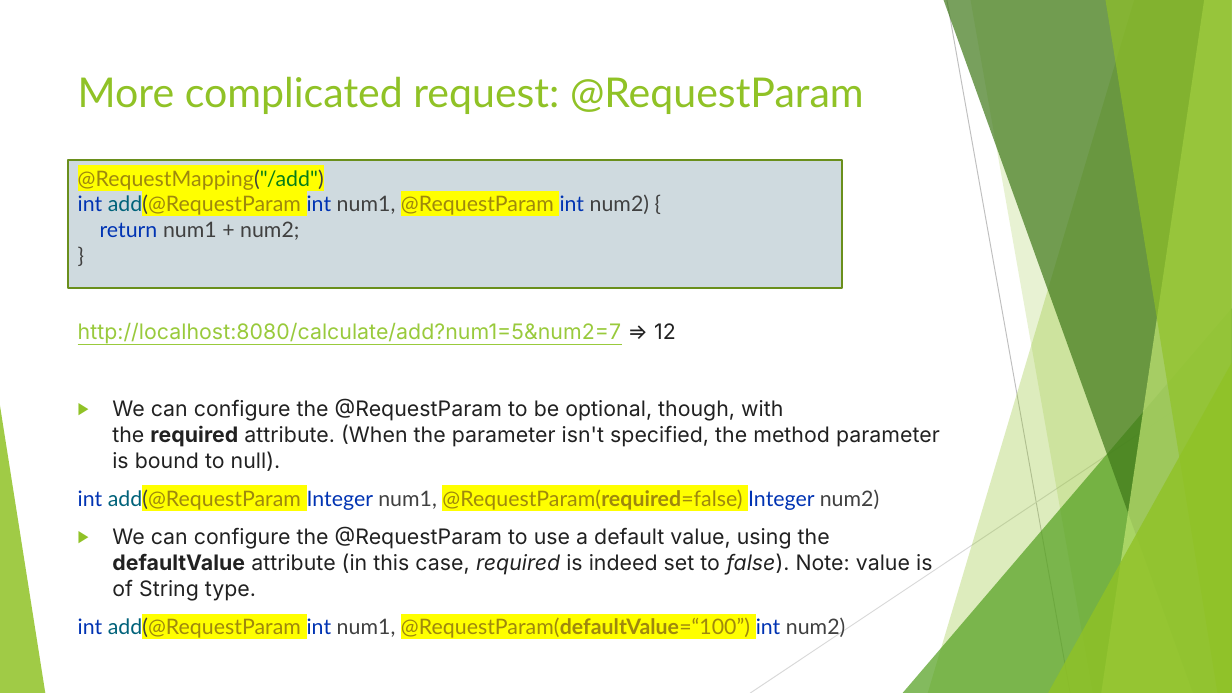
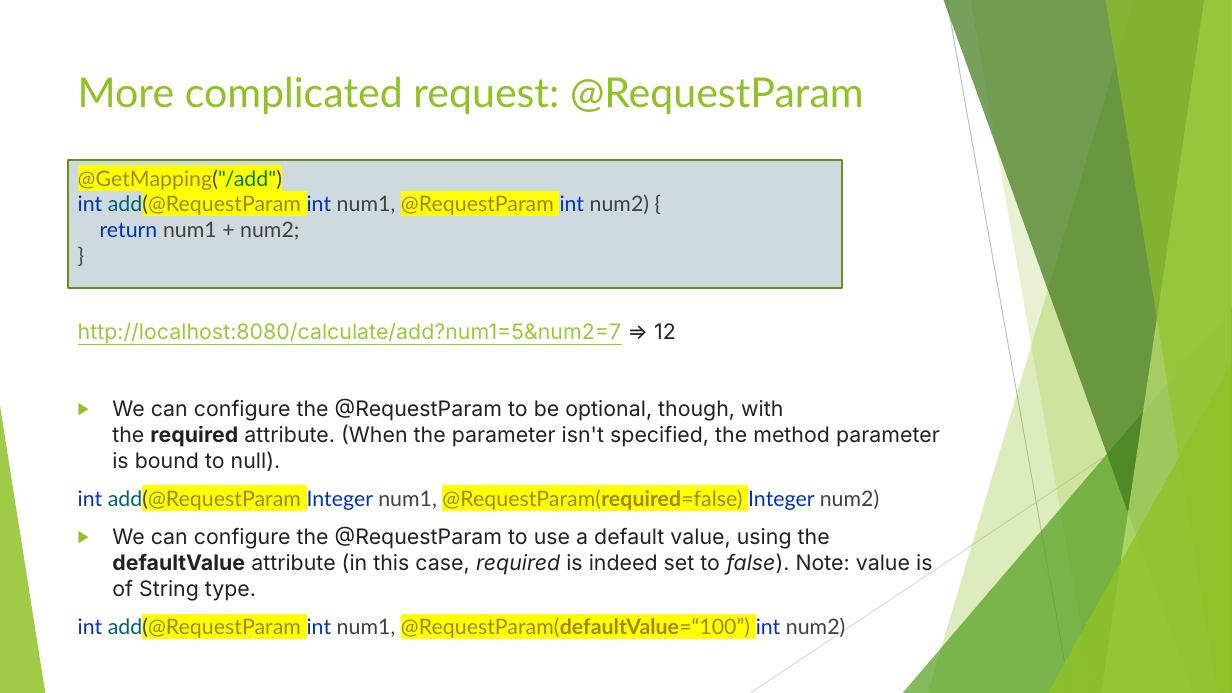
Before and after one commit to ybensman/SpringMicroserviceDemo, a slide deck: slide 11 of Spring_Beginners_2_SpringBootForMS.pptx. Drawn at 1232x693 pixels with LibreOffice and Linux fonts; fonts in the diff are those of the drawing. Boxes give left, top, right and bottom in pixels: in the first picture for what was removed or moved away, otherwise in the second. Text is boxed around its words. In the diff, an @@ line names an element or a change of style, - is before the commit and + after.

```diff
--- a/Spring_Beginners_2_SpringBootForMS.pptx
+++ b/Spring_Beginners_2_SpringBootForMS.pptx
@@ text at [78, 169, 649, 240]: text changed @@
-@RequestMapping("/add")
-int add(@RequestParam int num1, @RequestParam int num2) {
-return num1 + num2;
-}
+@GetMapping("/add")
+int add(@RequestParam int num1, @RequestParam int num2) {
+return num1 + num2;
+}
```
Also in this commit, not shown: 8 other slides changed, 2 slides added.
